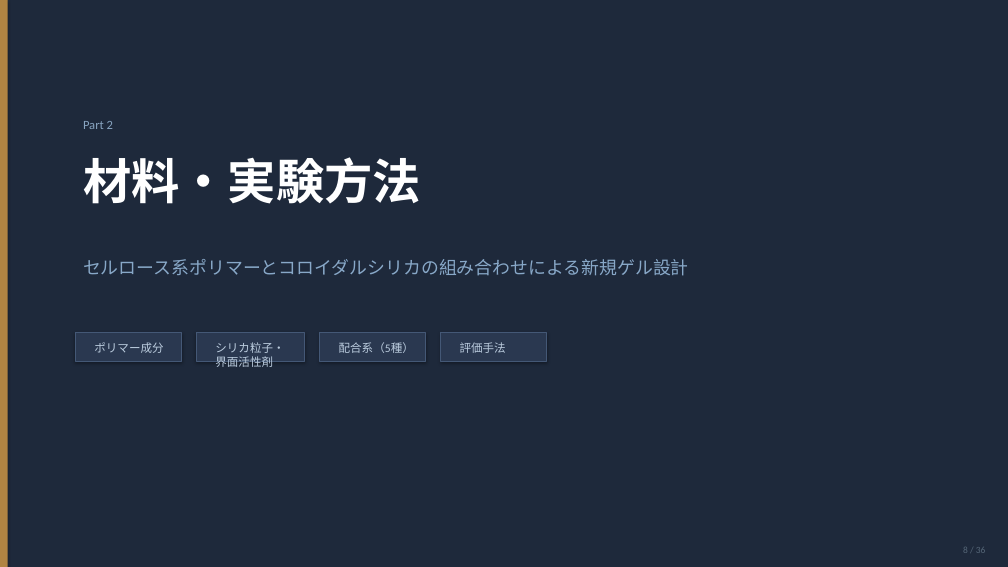
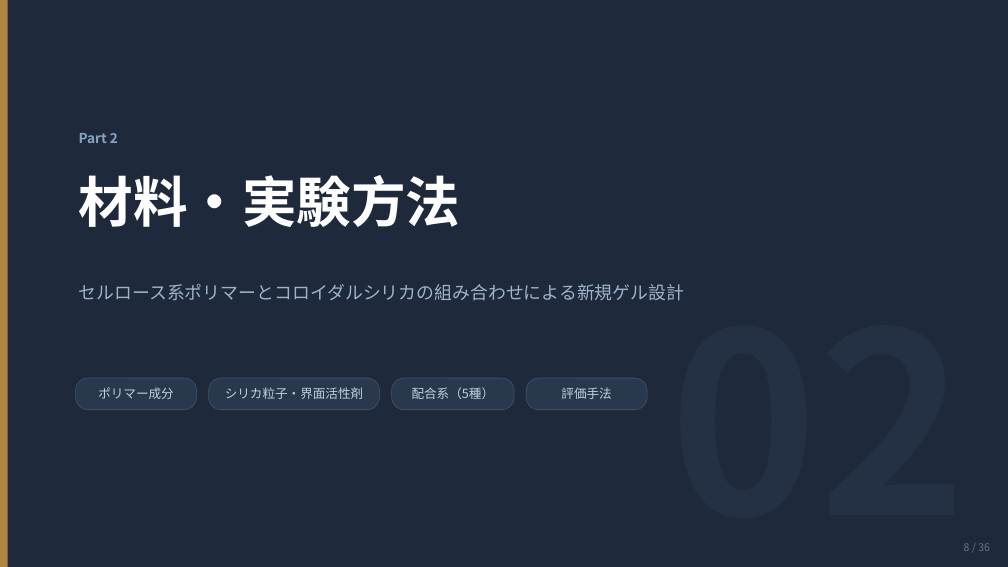
Before and after one commit to ytaisei0525-design/my-first-claude, a slide deck: slide 8 of slides.pptx. Drawn at 1008x567 pixels with LibreOffice and Linux fonts; fonts in the diff are those of the drawing. Boxes give left, top, right and bottom in pixels: in the first picture for what was removed or moved away, otherwise in the second. Text is boxed around its words. In the diff, an @@ line names an element or a change of style, - is before the commit and + after.

```diff
--- a/slides.pptx
+++ b/slides.pptx
@@ rectangle at bbox=[0, 0, 1008, 567]: shadow off @@
@@ text "Part 2": place and size @@
-text "Part 2" at bbox=[83, 121, 113, 129]
+text "Part 2" at bbox=[79, 133, 118, 143]
@@ text "Part 2" at bbox=[79, 133, 118, 143]: size 12 to 13 pt, font Calibri to Noto Sans CJK JP, bold on @@
@@ text "材料・実験方法": place and size @@
-text "材料・実験方法" at bbox=[83, 157, 421, 204]
+text "材料・実験方法" at bbox=[79, 175, 461, 227]
@@ text "材料・実験方法" at bbox=[79, 175, 461, 227]: size 46 to 52 pt, font Calibri to Noto Sans CJK JP @@
@@ text "セルロース系ポリマーとコロイダルシリカの組み合わせによる新規ゲル設計": place and size @@
-text "セルロース系ポリマーとコロイダルシリカの組み合わせによる新規ゲル設計" at bbox=[83, 259, 689, 276]
+text "セルロース系ポリマーとコロイダルシリカの組み合わせによる新規ゲル設計" at bbox=[79, 284, 685, 301]
@@ text "セルロース系ポリマーとコロイダルシリカの組み合わせによる新規ゲル設計" at bbox=[79, 284, 685, 301]: font Calibri to Noto Sans CJK JP, text colour #88A8C8 to #9CB4CC @@
@@ text added at bbox=[670, 284, 967, 551], 240 pt, text #243044, bold @@
+02
@@ rectangle removed at bbox=[76, 333, 181, 361] @@
@@ rectangle removed at bbox=[197, 333, 305, 361] @@
@@ rectangle removed at bbox=[320, 333, 426, 361] @@
@@ rectangle removed at bbox=[441, 333, 547, 361] @@
@@ text "ポリマー成分": place and size @@
-text "ポリマー成分" at bbox=[94, 342, 163, 353]
+text "ポリマー成分" at bbox=[98, 387, 174, 399]
@@ rounded rectangle added at bbox=[76, 378, 197, 410], fill #2A384E, outline #445870 0.5 pt @@
@@ text "シリカ粒子・界面活性剤": place and size @@
-text "シリカ粒子・界面活性剤" at bbox=[215, 342, 284, 367]
+text "シリカ粒子・界面活性剤" at bbox=[225, 387, 363, 399]
@@ rounded rectangle added at bbox=[209, 378, 380, 410], fill #2A384E, outline #445870 0.5 pt @@
@@ text "配合系（5種）": place and size @@
-text "配合系（5種）" at bbox=[339, 342, 414, 353]
+text "配合系（5種）" at bbox=[412, 387, 495, 399]
@@ rounded rectangle added at bbox=[392, 378, 514, 410], fill #2A384E, outline #445870 0.5 pt @@
@@ size 11 to 12 pt, font Calibri to Noto Sans CJK JP, text colour #BBCCDE to #C0D0E0; alignment left to centre; vertical alignment top to middle in 4 elements at bbox=[98, 387, 174, 399], bbox=[225, 387, 363, 399], bbox=[412, 387, 495, 399], bbox=[561, 387, 611, 399] @@
@@ text "評価手法": place and size @@
-text "評価手法" at bbox=[460, 342, 506, 353]
+text "評価手法" at bbox=[561, 387, 611, 399]
@@ rounded rectangle added at bbox=[526, 378, 647, 410], fill #2A384E, outline #445870 0.5 pt @@
@@ text "8 / 36" at bbox=[964, 543, 990, 551]: size 9 to 10 pt, font Calibri to Noto Sans CJK JP, text colour #556677 to #667788 @@
```
Also in this commit, not shown: 34 other slides changed, 1 slide added, 1 slide removed, 1 other file.
